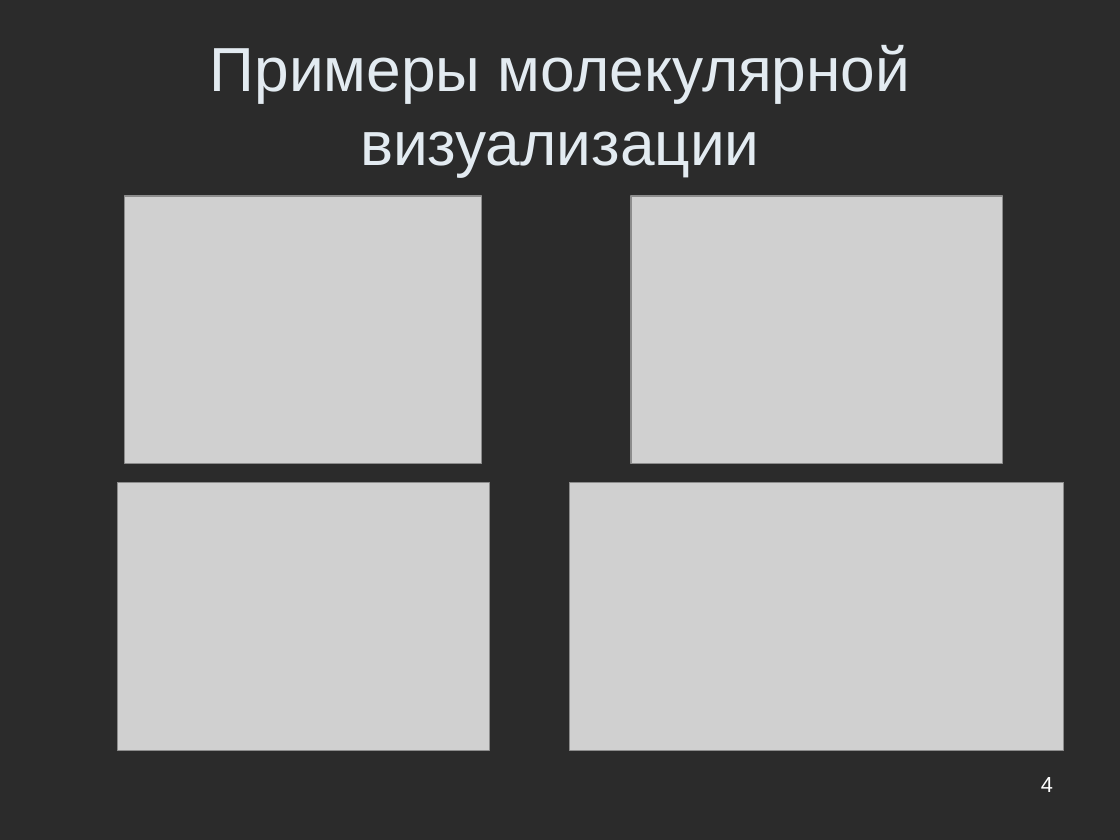
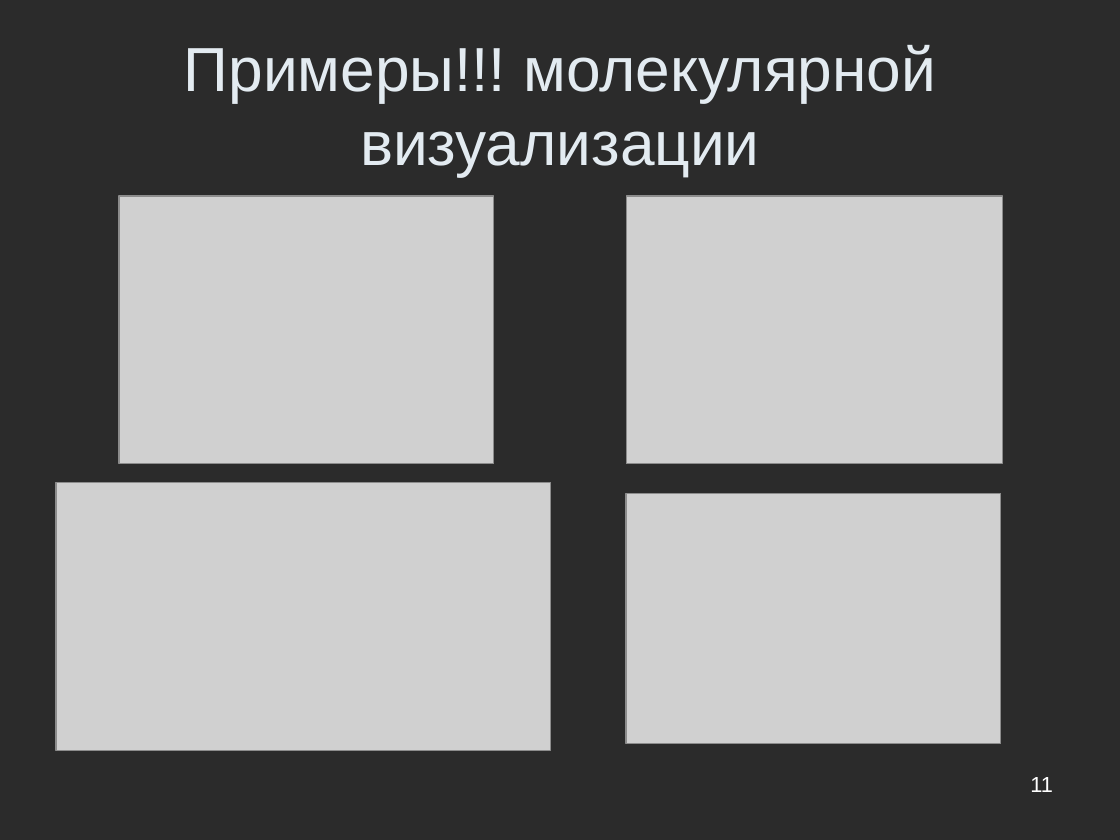
Before and after one commit to Jacobi20/nano-vis, a slide deck: slide 11 of trunk/docs/cys2010.ppt (slide 4 before the commit). Drawn at 1120x840 pixels with LibreOffice and Linux fonts; fonts in the diff are those of the drawing; grey boxes stand for pictures; background and template pictures are left out; a plain dark background stands for a picture behind light text. Boxes give left, top, right and bottom in pixels: in the first picture for what was removed or moved away, otherwise in the second. Text is boxed around its words. In the diff, an @@ line names an element or a change of style, - is before the commit and + after.

```diff
--- a/trunk/docs/cys2010.ppt
+++ b/trunk/docs/cys2010.ppt
@@ title at (184,45,937,176): text changed @@
-Примеры молекулярной визуализации
+Примеры!!! молекулярной визуализации
@@ picture: place and size @@
-picture at (124,196,482,464)
+picture at (119,196,494,464)
@@ picture: place and size @@
-picture at (631,196,1001,464)
+picture at (626,196,1002,464)
@@ picture: place and size @@
-picture at (569,483,1064,750)
+picture at (56,483,551,750)
@@ picture: place and size @@
-picture at (118,483,489,750)
+picture at (626,494,1001,744)
@@ page number at (1030,777,1053,792): text changed @@
-4
+11
```
Also in this commit, not shown: 6 other slides changed, 3 slides added, 1 slide removed, 7 other files.
